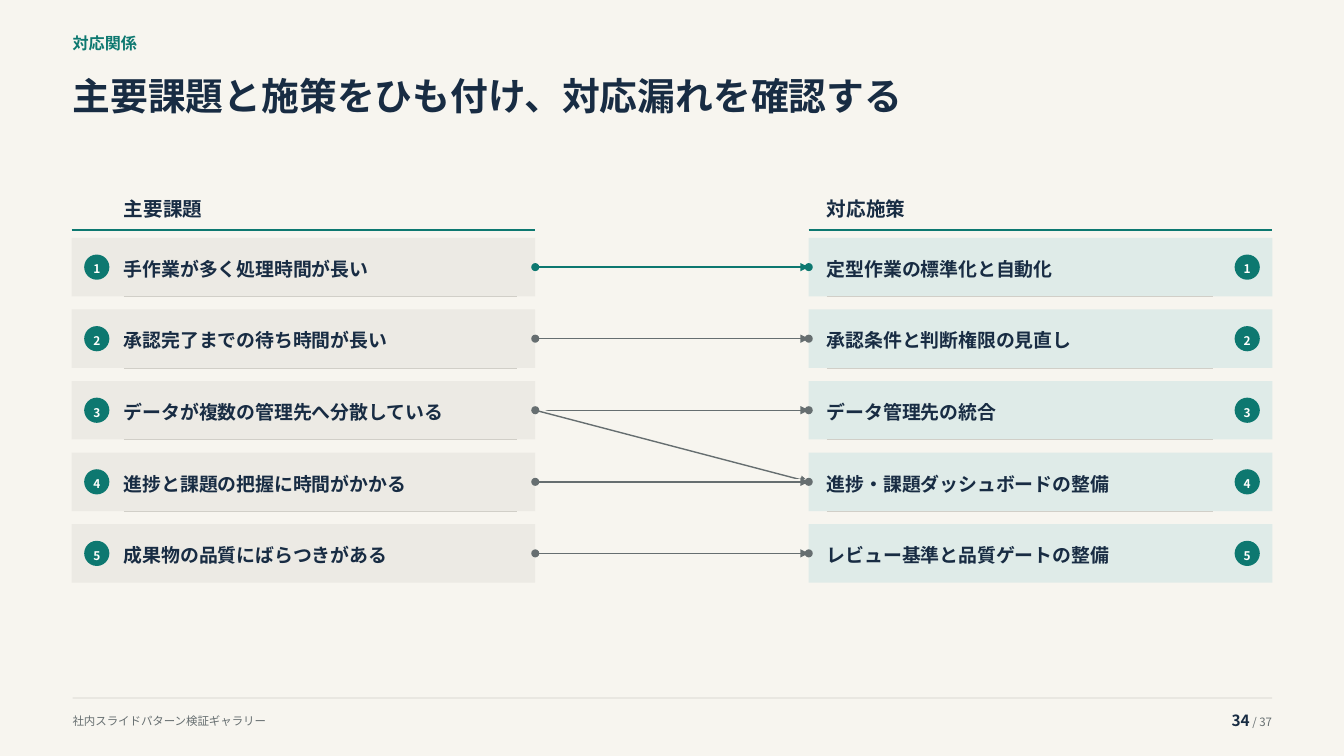
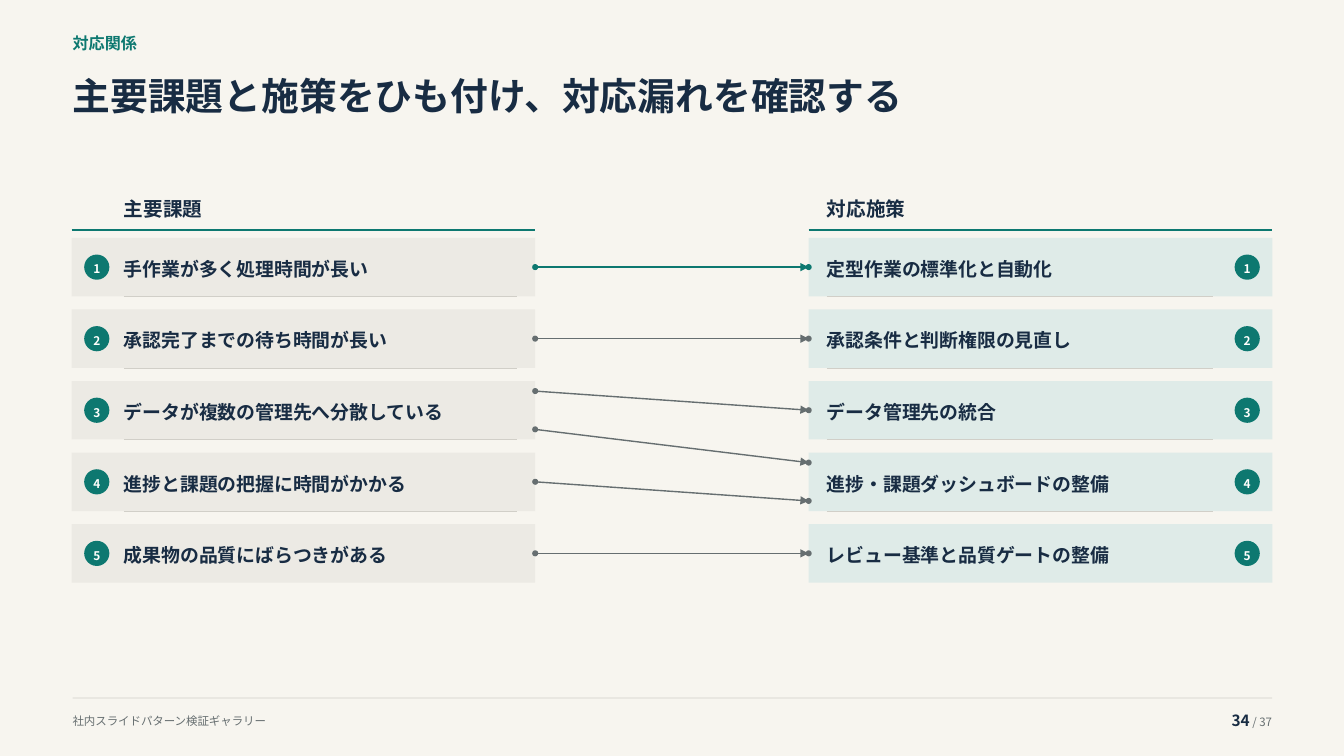
Before and after one commit to thinas1115/pptxdsl, a slide deck: slide 34 of examples/gallery/pattern_gallery.pptx. Drawn at 1344x756 pixels with LibreOffice and Linux fonts; fonts in the diff are those of the drawing. Boxes give left, top, right and bottom in pixels: in the first picture for what was removed or moved away, otherwise in the second. Text is boxed around its words. In the diff, an @@ line names an element or a change of style, - is before the commit and + after.

```diff
--- a/examples/gallery/pattern_gallery.pptx
+++ b/examples/gallery/pattern_gallery.pptx
@@ ellipse: place and size @@
-ellipse at [531,406,539,414]
+ellipse at [532,388,538,394]
@@ line moved from (535, 410) - (809, 410) to (535, 391) - (809, 410) @@
@@ arrow moved from (535, 410) - (809, 410) to (535, 391) - (809, 410) @@
@@ ellipse: place and size @@
-ellipse at [531,549,539,558]
+ellipse at [532,426,538,433]
@@ line moved from (535, 410) - (809, 482) to (535, 430) - (809, 463) @@
@@ arrow moved from (535, 410) - (809, 482) to (535, 430) - (809, 463) @@
@@ ellipse added at [806,460,812,466], fill #666E70 @@
@@ line moved from (535, 482) - (809, 482) to (535, 482) - (809, 501) @@
@@ arrow moved from (535, 482) - (809, 482) to (535, 482) - (809, 501) @@
@@ ellipse added at [806,498,812,504], fill #666E70 @@
@@ ellipse: place and size @@
-ellipse at [805,478,813,486]
+ellipse at [532,551,538,557]
```
Also in this commit, not shown: 7 other files.
